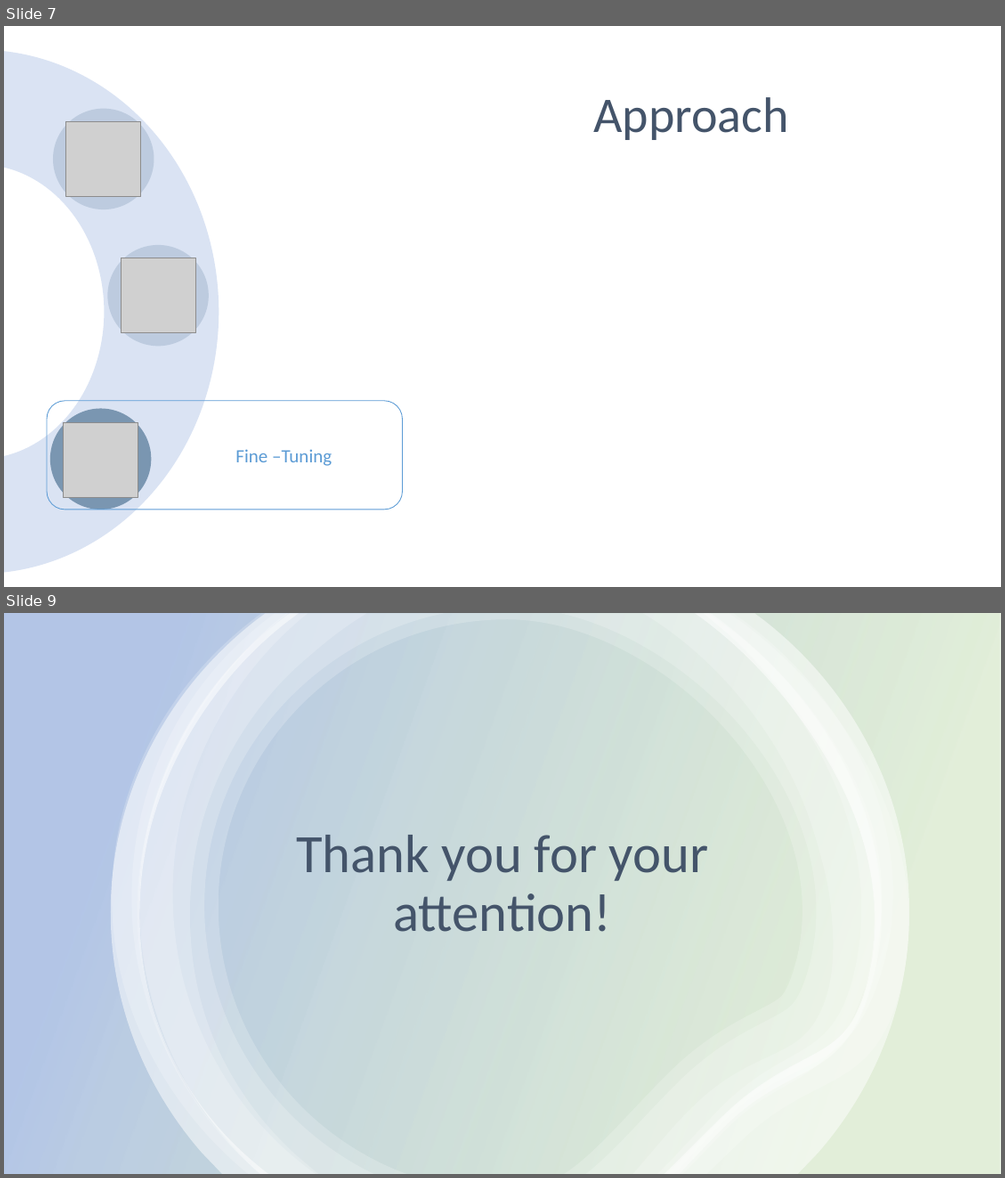
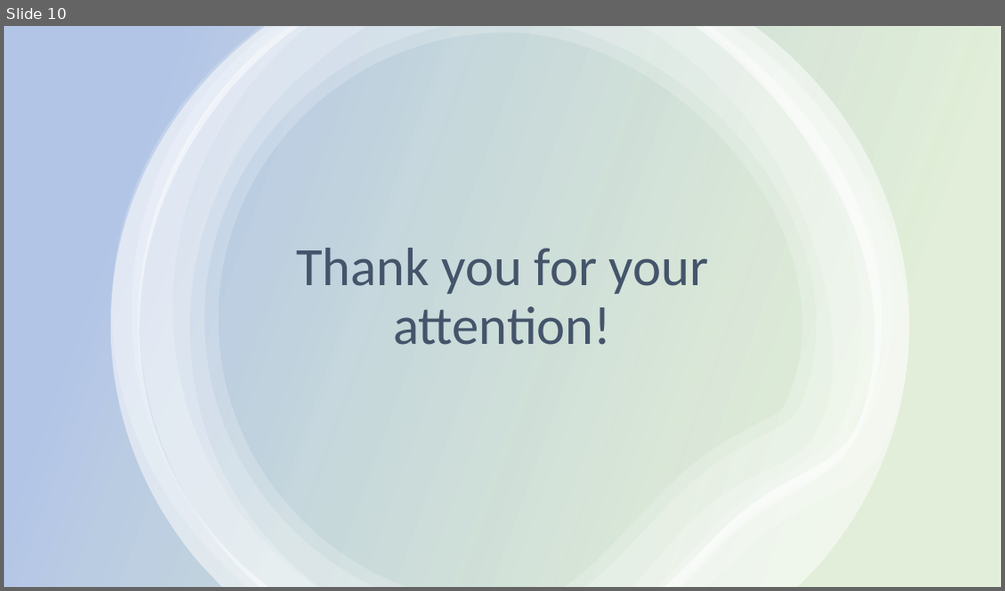
Before and after one commit to erikhelmut/ADL-recognition-with-wrist-worn-accelerometer, a slide deck: Activities of Daily Living-recognition-with-wrist-worn-accelerometer.pptx. Shown one above the other, each under a label of ours: slides 7 and 9 before the commit, slide 10 after it; the slides between them are not shown. The pictures are 1005x1178 and 1005x591 pixels, drawn with LibreOffice and Linux fonts; fonts in the diff are those of the drawing; grey boxes stand for pictures. Boxes give left, top, right and bottom in pixels: in the first picture for what was removed or moved away, otherwise in the second. Text is boxed around its words. In the diff, an @@ line names an element or a change of style, - is before the commit and + after.

```diff
--- a/Activities of Daily Living-recognition-with-wrist-worn-accelerometer.pptx
+++ b/Activities of Daily Living-recognition-with-wrist-worn-accelerometer.pptx
@@ slide 7 removed at bbox=[4, 26, 1001, 587], background #FFFFFF @@
@@ donut removed at bbox=[4, 50, 218, 573] @@
@@ title removed at bbox=[593, 97, 788, 140] @@
-Approach
@@ ellipse removed at bbox=[53, 108, 154, 209] @@
@@ picture removed at bbox=[66, 122, 141, 197] @@
@@ ellipse removed at bbox=[108, 245, 209, 346] @@
@@ picture removed at bbox=[121, 257, 195, 332] @@
@@ rounded rectangle removed at bbox=[47, 401, 403, 509] @@
-Fine –Tuning
@@ ellipse removed at bbox=[50, 408, 152, 509] @@
@@ picture removed at bbox=[63, 422, 138, 497] @@
@@ what was slide 9 is now slide 10 @@
```
Also in this commit, not shown: 5 slides changed, 3 slides added, 1 other slide removed.
